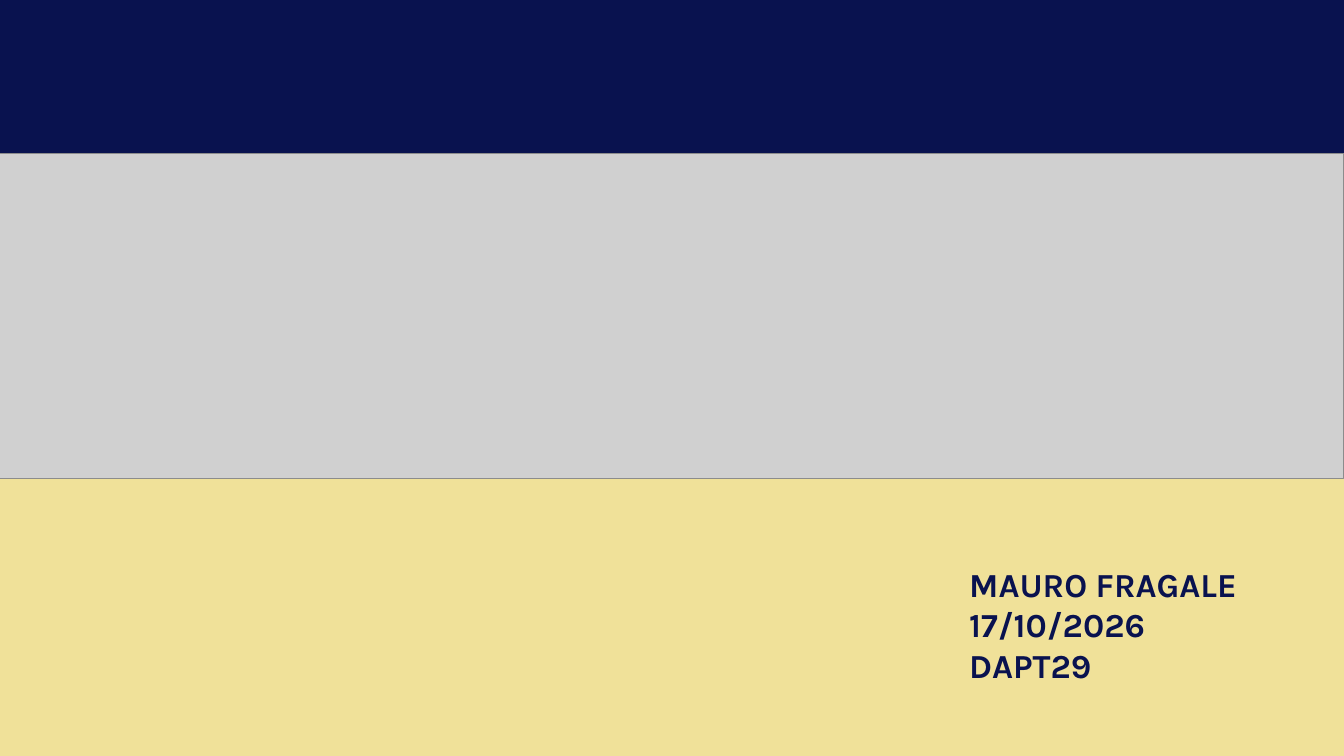
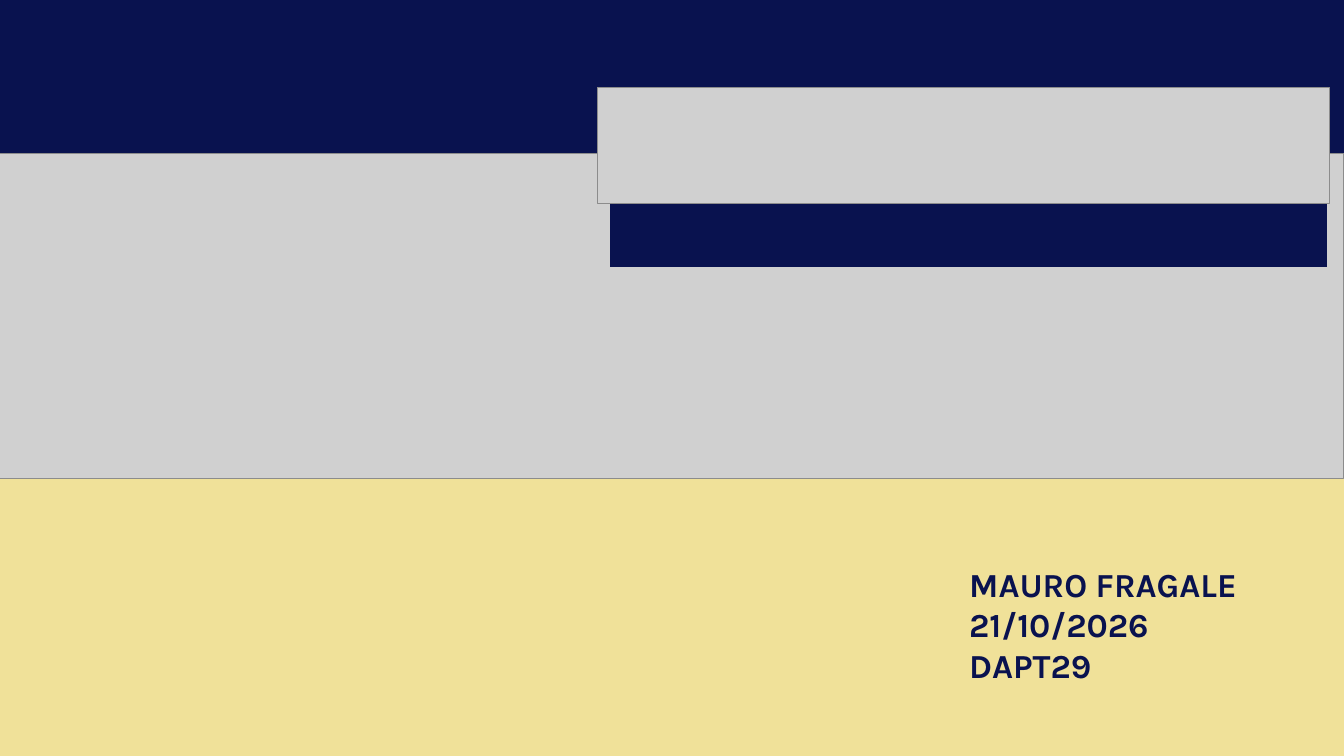
Before and after one commit to maurancino/final-project, a slide deck: slide 1 of presentation/Presentation.pptx. Drawn at 1344x756 pixels with LibreOffice and Linux fonts; fonts in the diff are those of the drawing; grey boxes stand for pictures. Boxes give left, top, right and bottom in pixels: in the first picture for what was removed or moved away, otherwise in the second. Text is boxed around its words. In the diff, an @@ line names an element or a change of style, - is before the commit and + after.

```diff
--- a/presentation/Presentation.pptx
+++ b/presentation/Presentation.pptx
@@ picture added at (598,88,1331,204) @@
@@ rectangle added at (612,177,1327,266), fill #09124F, outline #09124F 1.5 pt @@
@@ text at (969,612,1148,640): text changed @@
-17/10/2026
+21/10/2026
```
Also in this commit, not shown: 1 other slide changed, 3 slides added, 3 slides removed, 1 other file.
